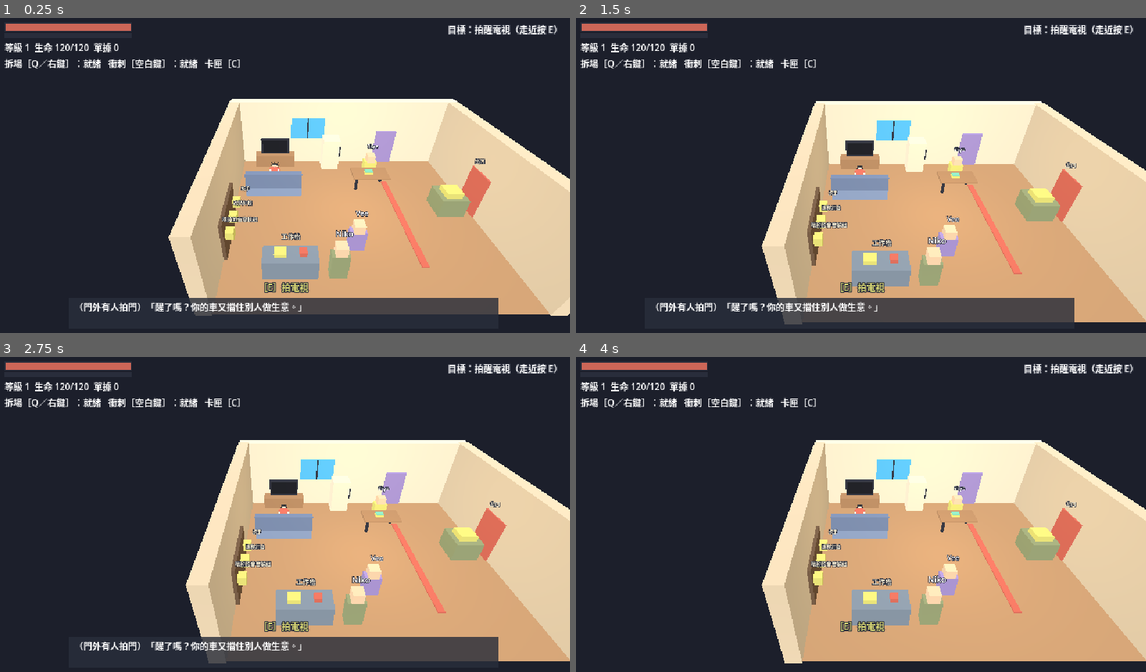
Above: before the commit, frames 1-4 (two rows, left to right).
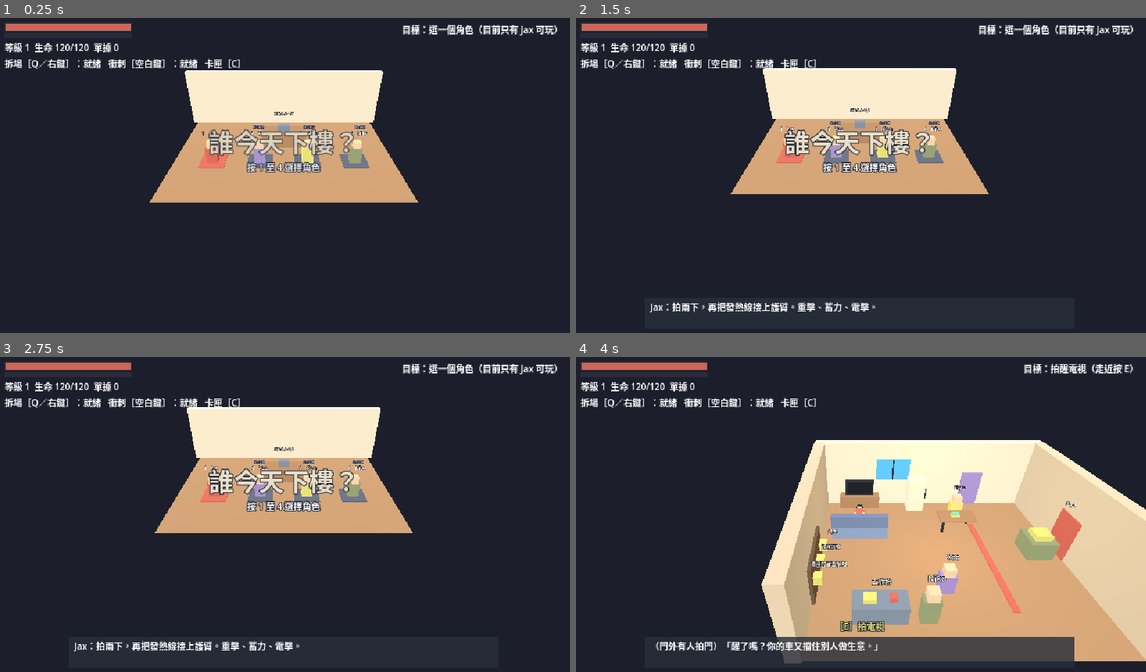
Above: after the commit, the same moments.

Repository: yauchai2/Game-Lab-2
Game: Godot game, scene res://game/main.tscn
Same seed, same stepped clock (60 frames per second), same inputs: the game is played once before the commit and once after it.
Inputs (mouse positions are in pixels of both pictures, inside the frame that each line leads up to):
- Up to frame 1 (0.25 s): no input
- Up to frame 2 (1.5 s): tap Enter at 0.5 s; move the mouse to (986, 159) at 0.52 s; tap R at 0.6 s; click (986, 159) at 0.67 s; tap Space at 0.77 s; tap 1 at 0.8, 1.35 s; move the mouse to (747, 191) at 1.27 s; click (747, 191) at 1.42 s
- Up to frame 3 (2.75 s): tap Space at 1.52 s; tap 2 at 1.55, 2.1 s; move the mouse to (342, 445) at 2.02 s; click (342, 445) at 2.17 s; tap 3 at 2.3 s
- Up to frame 4 (4 s): move the mouse to (832, 580) at 2.77 s; tap 3 at 2.85 s; click (832, 580) at 2.92 s; tap Space at 3.02, 3.77 s; tap 4 at 3.05, 3.6 s; move the mouse to (1032, 564) at 3.52 s; click (1032, 564) at 3.67 s; tap R at 3.8 s

The runs differ from the first frame. In frame 1, 44% of the frame differs, in the area x 13-100%, y 2-95%; in frame 2, 46%; in frame 3, 46%, in the area x 12-100%, y 2-98%; in frame 4, 5.1%.

Commit message:
第一章階段 3：封鎖線與追車演出、章末頭目「領帶」、結局、選角
- 衝出封鎖線（正常戰鬥），上車後高架橋追逐只做演出
- 運輸平台頭目 TK-060「領帶」：標準程序、現場重組、程序失效三階段
- 結局：街坊放下材料，坐下吃完三明治，電視地圖，第一章完成
- 選角畫面（按 1 至 4，目前只有 Jax 可玩）
- 更新試玩說明與第一章實作狀態

Co-Authored-By: Claude Sonnet 5.5 <noreply@anthropic.com>
Claude-Session: https://claude.ai/code/session_018tqqU6bQ53ZCSKw2HUsxJY

Diff:
--- a/game/scripts/chapter.gd
+++ b/game/scripts/chapter.gd
@@ -1,8 +1,8 @@
 extends RefCounted
 ## 第一章的進度（只在程式運行期間有效，存檔之後再做）：目前所在場景與劇情旗標。
 
-## "home"（合租單位）、"street"（街道）、"arena"（舊試玩場，自由練習）。
-static var level := "home"
+## "select"（選角）、"home"（合租單位）、"street"（街道）、"arena"（舊試玩場，自由練習）。
+static var level := "select"
 static var flags := {}
 
 static func has(flag: String) -> bool:
@@ -12,5 +12,5 @@
 	flags[flag] = true
 
 static func reset() -> void:
-	level = "home"
+	level = "select"
 	flags = {}
--- a/game/scripts/level_loader.gd
+++ b/game/scripts/level_loader.gd
@@ -5,6 +5,9 @@
 const LEVELS := {
 	"home": preload("res://game/scripts/levels/level_home.gd"),
 	"street": preload("res://game/scripts/levels/level_street.gd"),
+	"select": preload("res://game/scripts/levels/level_select.gd"),
+	"chase": preload("res://game/scripts/levels/level_chase.gd"),
+	"convoy": preload("res://game/scripts/levels/level_convoy.gd"),
 	"yard": preload("res://game/scripts/levels/level_yard.gd"),
 	"roof": preload("res://game/scripts/levels/level_roof.gd"),
 	"station": preload("res://game/scripts/levels/level_station.gd"),
--- /dev/null
+++ b/game/scripts/levels/level_chase.gd
@@ -0,0 +1,102 @@
+extends "res://game/scripts/levels/level_base.gd"
+## 章末高潮（一）：衝出封鎖線（正常戰鬥），上車後是純演出的高架橋追逐。玩家不駕駛、不操作。
+## 旗標：chase_clear、chase_done。
+
+var van: Node3D
+var chase_cars: Array = []
+var cinematic := false
+var t := 0.0
+const DURATION := 14.0
+const ROAD_X := 300.0
+var cam_set := false
+
+func _ready() -> void:
+	_setup_refs()
+	outdoor(Color("4A3F6B"), Color("3B3F4E"), Vector2(22, 16))
+	jax.global_position = Vector3(0, 0.87, 10)
+	for p in [Vector3(-9, 0, -4), Vector3(9, 0, -4), Vector3(-14, 0, 5)]:
+		box(p + Vector3(0, 0.9, 0), Vector3(3.4, 1.8, 1.8), NAVY, true)
+		sign3d("封鎖", p + Vector3(0, 2.7, 0), 20, CORAL)
+	van = _make_van(Vector3(0, 0, -12))
+	person(Vector3(-1.0, 0.4, -11.3), Color("D6D573"), "Skye（駕駛）", 1.2)
+	for x in [-6, -3, 4, 7]:
+		spawn_enemy(Vector3(x, 0, -1), x > 0 and x != 4, "blockade", Color("292D3B"), 45, false)
+	await get_tree().process_frame
+	say("", "封鎖線橫在路中間。室友的車停在後面，引擎還沒發動。", 3.4)
+	objective("突破封鎖線，掩護室友發動車輛")
+	interact(Vector3(0, 0, -9.5), "上車", _board, 2.6).enabled = false
+
+func _make_van(pos: Vector3) -> Node3D:
+	var v := Node3D.new()
+	v.position = pos
+	add_child(v)
+	box(Vector3(0, 0.9, 0), Vector3(2.6, 1.4, 5.2), Color("D6D573"), false, v)
+	box(Vector3(0, 1.9, -1.0), Vector3(2.4, 0.9, 2.6), NAVY, false, v)
+	box(Vector3(0, 0.3, 1.8), Vector3(2.7, 0.4, 1.4), Color("6B5440"), false, v)
+	return v
+
+func _process(delta: float) -> void:
+	if jax == null:
+		return
+	if not cinematic and not CHAPTER.has("chase_clear"):
+		if enemies_left("blockade") == 0 and Engine.get_process_frames() > 40:
+			CHAPTER.set_flag("chase_clear")
+			say("", "封鎖線破了。Skye 拍了拍車門，示意上車。", 3.0)
+			objective("上車（走近車子按 E）")
+			for it in get_tree().get_nodes_in_group("interactables"):
+				if it.prompt == "上車":
+					it.enabled = true
+	if cinematic:
+		_chase_tick(delta)
+
+func _board() -> void:
+	cinematic = true
+	for e in get_tree().get_nodes_in_group("enemies"):
+		e.queue_free()
+	objective("")
+	jax.set_physics_process(false)
+	jax.set_process_unhandled_input(false)
+	# 把車與玩家搬到長長的高架橋上
+	van.position = Vector3(ROAD_X, 0, 0)
+	box(Vector3(ROAD_X, 0.0, -260), Vector3(14, 0.4, 600), Color("3B3F4E"))
+	for i in 60:
+		var z := -i * 10.0 + 20.0
+		box(Vector3(ROAD_X, 0.25, z), Vector3(0.3, 0.05, 3.0), Color("E7DFC9"))
+		for s in [-1, 1]:
+			box(Vector3(ROAD_X + s * 7.3, 1.0, z), Vector3(0.3, 2.0, 0.3), NAVY)
+			if i % 2 == 0:
+				box(Vector3(ROAD_X + s * 7.3, 5.0, z), Vector3(1.4, 0.3, 0.5), Color("D6D573"))
+			box(Vector3(ROAD_X + s * 20.0, 6.0 + (i % 3) * 3.0, z - 4.0), Vector3(8, 12 + (i % 3) * 6, 6), [Color("CC6657"), Color("859AC1"), Color("9B8ACC")][i % 3])
+	for k in 3:
+		var c := _make_van(Vector3(ROAD_X + (k - 1) * 4.0, 0, 12 + k * 5))
+		c.get_child(0).get_node("Mesh").material_override = _mat(NAVY)
+		chase_cars.append(c)
+	var cam := get_viewport().get_camera_3d()
+	cam.fov = 80.0
+	cam.offset = Vector3(-5.5, 1.4, 6.5)
+	cam_set = true
+	say("", "（高架橋。追兵從後面咬上來。）", 3.2)
+	say("Skye", "（單手握著方向盤，另一手把車窗外伸來的東西推開。）", 3.4)
+	say("TK 清場組", "目標車輛，請靠邊。", 2.6)
+	say("", "（你站在車斗上，頭盔裡聽到自己的呼吸聲。）", 3.0)
+
+func _chase_tick(delta: float) -> void:
+	t += delta
+	van.position.z -= 30.0 * delta
+	jax.global_position = van.global_position + Vector3(0, 1.5, 1.8)
+	for i in chase_cars.size():
+		var c: Node3D = chase_cars[i]
+		c.position.z = van.position.z + 12.0 + i * 5.0 + sin(t * 2.0 + i) * 2.0
+		c.position.x = ROAD_X + (i - 1) * 4.0 + sin(t * 1.5 + i * 2.0) * 2.0
+	var cam := get_viewport().get_camera_3d()
+	cam.look_at(van.global_position + Vector3(0, 1.2, 0))
+	cam.fov = 80.0 + sin(t * 3.0) * 4.0
+	if int(t * 2.0) != int((t - delta) * 2.0):
+		main.get_node("HUD").lines.burst(1.0)
+	if t >= DURATION:
+		cinematic = false
+		cam.fov = 60.0
+		cam.offset = Vector3(0, 8.6, 12.3)
+		_story_hud().title("登上運輸平台", "章末頭目在前方", 2.0)
+		CHAPTER.set_flag("chase_done")
+		get_tree().create_timer(1.8).timeout.connect(save_and_go.bind("convoy"))
--- /dev/null
+++ b/game/scripts/levels/level_convoy.gd
@@ -0,0 +1,99 @@
+extends "res://game/scripts/levels/level_base.gd"
+## 章末頭目：運輸平台上的 TK-060「領帶」。旗標：boss2_start、boss2_done。
+
+const TIE := preload("res://game/scripts/tie_boss.gd")
+const BOSS_SCENE := preload("res://game/boss.tscn")
+
+var boss: Node3D = null
+var crates: Array = []
+var stripes: Array = []
+var reshuffle_t := 0.0
+
+func _ready() -> void:
+	_setup_refs()
+	outdoor(Color("4A3F6B"), Color("5C6478"), Vector2(9, 18))
+	# 兩側是往後飛逝的高架橋：用移動的條紋表現速度
+	for i in 14:
+		for s in [-1, 1]:
+			var b := box(Vector3(s * 12.5, 0.5, -18 + i * 3.0), Vector3(1.0, 1.0, 1.6), [Color("CC6657"), Color("D6D573"), Color("859AC1")][i % 3])
+			stripes.append(b)
+	for x in [-8.4, 8.4]:
+		box(Vector3(x, 0.6, 0), Vector3(0.3, 1.2, 36), NAVY, true)
+	for p in [Vector3(-5, 0, 6), Vector3(5, 0, 6), Vector3(0, 0, 11)]:
+		var c := box(p + Vector3(0, 0.7, 0), Vector3(2.2, 1.4, 2.2), Color("8C9871"), true)
+		crates.append(c)
+	jax.global_position = Vector3(0, 0.87, 14)
+	await get_tree().process_frame
+	_story_hud().title("TK-060「領帶」", "運輸平台", 2.0)
+	objective("擊敗 TK-060「領帶」")
+	get_tree().create_timer(2.4).timeout.connect(_spawn_boss)
+
+func _spawn_boss() -> void:
+	if boss != null:
+		return
+	CHAPTER.set_flag("boss2_start")
+	boss = BOSS_SCENE.instantiate()
+	boss.set_script(TIE)
+	boss.awake = false
+	if CHAPTER.flags.get("restore_choice", "self") == "both":
+		boss.hp_scale = 1.15
+	add_child(boss)
+	boss.global_position = Vector3(0, 0.05, -10)
+	main.boss = boss
+	boss.defeated.connect(_on_defeated)
+	boss.phase_changed.connect(_on_phase)
+	boss.confused_changed.connect(_on_confused)
+	say("TK-060「領帶」", "（拉直領帶）本次作業流程如下：請配合。", 3.2)
+	get_tree().create_timer(2.5).timeout.connect(func() -> void:
+		if is_instance_valid(boss):
+			boss.wake())
+
+func _on_phase(p: int) -> void:
+	if p == 2:
+		say("TK-060「領帶」", "進入現場重組。", 2.4)
+		_reshuffle()
+	else:
+		say("", "街坊傳來大量互相矛盾的舊紀錄：同一個地址十幾個名字、樓梯被登記成房間。", 4.0)
+
+func _on_confused(on: bool) -> void:
+	if on:
+		say("TK-060「領帶」", "……無法分類。", 2.2)
+		_story_hud().set_prompt("")
+		objective("他露出破綻，全力攻擊！")
+	else:
+		objective("擊敗 TK-060「領帶」")
+
+func _reshuffle() -> void:
+	var spots := [Vector3(-5, 0.7, -4), Vector3(5, 0.7, -4), Vector3(0, 0.7, 0), Vector3(-6, 0.7, 10), Vector3(6, 0.7, 2)]
+	spots.shuffle()
+	for i in crates.size():
+		create_tween().tween_property(crates[i], "position", spots[i], 1.2)
+	shake(0.3)
+
+func _process(delta: float) -> void:
+	for b in stripes:
+		b.position.z += 14.0 * delta
+		if b.position.z > 20.0:
+			b.position.z -= 42.0
+	if boss != null and is_instance_valid(boss) and boss.phase == 2:
+		reshuffle_t += delta
+		if reshuffle_t > 9.0:
+			reshuffle_t = 0.0
+			_reshuffle()
+
+func _on_defeated() -> void:
+	main.boss = null
+	# 最後一擊：鏡頭短暫誇張透視，再回到正常視角
+	var cam := get_viewport().get_camera_3d()
+	var t := create_tween()
+	t.tween_property(cam, "fov", 100.0, 0.15)
+	t.tween_property(cam, "fov", 60.0, 0.5)
+	main.get_node("HUD").lines.burst(1.5)
+	shake(0.5)
+	say("TK-060「領帶」", "……已記錄。", 2.2)
+	say("", "運輸車的後門打開了。住戶紀錄安靜地躺在箱子裡。", 3.4)
+	CHAPTER.set_flag("boss2_done")
+	objective("")
+	get_tree().create_timer(4.5).timeout.connect(func() -> void:
+		_story_hud().title("紀錄拿回來了", "回到自己的街", 2.2)
+		get_tree().create_timer(2.4).timeout.connect(save_and_go.bind("home")))
--- a/game/scripts/levels/level_home.gd
+++ b/game/scripts/levels/level_home.gd
@@ -130,6 +130,9 @@
 	interact(Vector3(5.2, 0, 0.9), "出門", _on_door, 2.6, false)
 
 func _start() -> void:
+	if CHAPTER.has("boss2_done"):
+		_start_ending()
+		return
 	if CHAPTER.has("pawn_info"):
 		_start_return()
 		return
@@ -140,6 +143,57 @@
 	jax.set_process_unhandled_input(false)
 	say("", "（門外有人拍門）「醒了嗎？你的車又擋住別人做生意。」", 3.2)
 	_update_objective()
+
+## 結局：街坊把材料放在桌上，主角坐下來吃完三明治。
+var eating := false
+var finished := false
+
+func _start_ending() -> void:
+	jax.global_position = Vector3(0, 0.87, 3)
+	tv_screen.get_node("Mesh").material_override = _mat(Color("75C7B0"), true)
+	for it in get_tree().get_nodes_in_group("interactables"):
+		it.enabled = false
+	var guests := []
+	if CHAPTER.has("cl03_fixed"):
+		guests.append(["CL-03", MINT, "放下一包起司"])
+	if CHAPTER.has("mechanic_gift"):
+		guests.append(["修車師傅", Color("859AC1"), "放下一瓶醬"])
+	if CHAPTER.has("roofer_gift"):
+		guests.append(["天台街坊", YELLOW, "放下一把青菜"])
+	if CHAPTER.flags.get("restore_choice", "self") == "both":
+		guests.append(["鄰街街坊", Color("CC6657"), "放下一盒火腿"])
+	for i in guests.size():
+		person(Vector3(-2.5 + i * 1.8, 0, 0.8), guests[i][1], guests[i][0])
+	interact(Vector3(1.4, 0, -1.4), "坐下，吃", _on_eat, 2.4)
+	say("", "街坊把不同地方找來的材料放在桌上。", 3.2)
+	for g in guests:
+		say(g[0], "（%s）" % g[2], 1.8)
+	objective("坐下，吃（走近桌子按 E）")
+
+func _on_eat() -> void:
+	eating = true
+	jax.global_position = Vector3(1.4, 0.87, -1.0)
+	jax.set_physics_process(false)
+	jax.set_process_unhandled_input(false)
+	say("", "你坐下來，咬了一口。三明治有點涼，餡料是對的。", 3.6)
+	say("", "吃完了。", 1.8)
+	objective("")
+	get_tree().create_timer(6.0).timeout.connect(_ending_tv)
+
+func _ending_tv() -> void:
+	say("", "你把紀錄裝置接上舊電視。畫面是一張城市地圖：自己的街亮著，遠處有很多街區正一個一個熄滅。", 5.0)
+	say("", "其中一個，是室友以前住的地方。房間安靜了一陣。", 3.6)
+	say("Skye", "（指了指畫面，再指指牆上的鬧鐘：明天要早點起來。）", 3.6)
+	get_tree().create_timer(12.0).timeout.connect(func() -> void:
+		finished = true
+		_story_hud().title("第一章完成", "第二章：去找其他被抹走的地方（未製作）", 6.0)
+		objective("第一章完成。按 R 重新開始"))
+
+func _unhandled_input(event: InputEvent) -> void:
+	if finished and event is InputEventKey and event.pressed and event.keycode == KEY_R:
+		CHAPTER.reset()
+		jax.save_progress(false)
+		get_tree().reload_current_scene()
 
 ## 第一章中段後回家：拿頭盔，室友留字條，出門追運輸車。
 func _start_return() -> void:
--- /dev/null
+++ b/game/scripts/levels/level_select.gd
@@ -0,0 +1,53 @@
+extends "res://game/scripts/levels/level_base.gd"
+## 選角：四人合租單位，各自用自己的方式處理同一台壞掉的多士爐。按 1 至 4 選擇。
+
+const PICKS := [
+	{"key": KEY_1, "name": "Jax", "color": Color("CC6657"), "ok": true, "gesture": "Jax：拍兩下，再把發熱線接上護臂。重擊、蓄力、電擊。"},
+	{"key": KEY_2, "name": "Vee", "color": Color("9B8ACC"), "ok": false, "gesture": "Vee：指尖點一下腕部介面，多士爐隔空啟動。範圍控制、干擾、連鎖。"},
+	{"key": KEY_3, "name": "Skye", "color": Color("D6D573"), "ok": false, "gesture": "Skye：快速拆件，用彈簧彈出麵包，順手拋給別人。位移、連擊、投擲、槍械。"},
+	{"key": KEY_4, "name": "Niko", "color": Color("8C9871"), "ok": false, "gesture": "Niko：放出一隻小機偶爬進去修理。裝置、召喚、陷阱。"},
+]
+
+func _ready() -> void:
+	_setup_refs()
+	var env := Environment.new()
+	env.background_mode = Environment.BG_COLOR
+	env.background_color = Color("1C1F2B")
+	env.ambient_light_source = Environment.AMBIENT_SOURCE_COLOR
+	env.ambient_light_color = Color("F4E9D6")
+	env.ambient_light_energy = 0.7
+	var we := WorldEnvironment.new()
+	we.environment = env
+	add_child(we)
+	main.get_node("Floor/Mesh").visible = false
+	box(Vector3(0, 0.01, 0), Vector3(14, 0.02, 10), Color("B58E69"))
+	box(Vector3(0, 2.0, -5.3), Vector3(14.6, 4.0, 0.6), Color("E7DFC9"), true)
+	box(Vector3(0, 0.5, -1.5), Vector3(3.0, 1.0, 1.4), WOOD, true)
+	var toaster := box(Vector3(0, 1.2, -1.5), Vector3(0.8, 0.4, 0.5), Color("7A8A9E"))
+	sign3d("壞掉的多士爐", Vector3(0, 2.2, -1.5), 22)
+	jax.global_position = Vector3(0, 0.87, 4.5)
+	jax.model.visible = false
+	jax.set_physics_process(false)
+	jax.set_process_unhandled_input(false)
+	for i in PICKS.size():
+		var p: Dictionary = PICKS[i]
+		var x := -4.5 + i * 3.0
+		person(Vector3(x, 0, 1.0), p["color"], "%d　%s" % [i + 1, p["name"]])
+		box(Vector3(x, 0.03, 1.0), Vector3(1.6, 0.06, 1.6), p["color"] if p["ok"] else Color("5C6478"))
+		if not p["ok"]:
+			sign3d("尚未開放", Vector3(x, 2.4, 1.0), 16, Color("859AC1"))
+	await get_tree().process_frame
+	_story_hud().title("誰今天下樓？", "按 1 至 4 選擇角色", 3.0)
+	objective("選一個角色（目前只有 Jax 可玩）")
+
+func _unhandled_input(event: InputEvent) -> void:
+	if not (event is InputEventKey and event.pressed and not event.echo):
+		return
+	for p in PICKS:
+		if event.keycode == p["key"]:
+			say("", p["gesture"], 3.6)
+			if p["ok"]:
+				get_tree().create_timer(2.4).timeout.connect(save_and_go.bind("home"))
+			else:
+				say("", "%s 的玩法仍在製作，請先選 Jax。" % p["name"], 2.6)
+			return
--- /dev/null
+++ b/game/scripts/tie_boss.gd
@@ -0,0 +1,148 @@
+extends "res://game/scripts/enemy.gd"
+## TK-060「領帶」：章末頭目。極度整齊，打得再激烈也先拉直領帶。
+## 階段 1 標準程序（扇形標記彈、預警圈）；階段 2 現場重組（場地改變、叫打工仔）；階段 3 程序失效（無法分類，定時露出破綻）。
+
+signal defeated
+signal phase_changed(phase: int)
+signal confused_changed(on: bool)
+
+const ZONE := preload("res://game/scripts/zone.gd")
+const ENEMY_SCENE := preload("res://game/enemy.tscn")
+
+var boss_name := "TK-060「領帶」"
+var phase := 1
+var hp_scale := 1.0
+var shot_cd := 2.5
+var zone_cd := 4.0
+var zone_pending := -1.0
+var zone_center := Vector3.ZERO
+var summon_cd := 6.0
+var confuse_cd := 5.0
+var confused_left := 0.0
+
+func _ready() -> void:
+	max_hp = int(600 * hp_scale)
+	speed = 2.4
+	attack_range = 2.2
+	attack_damage = 12
+	attack_cooldown = 1.4
+	base_color = Color("3B3F4E")
+	super._ready()
+	add_to_group("boss")
+	aggro_range = 12.0
+
+func take_damage(amount: int, from_pos: Vector3 = Vector3.ZERO, knock := 6.0) -> void:
+	if confused_left > 0.0:
+		amount = int(amount * 1.5)
+	super.take_damage(amount, from_pos, knock)
+
+func _physics_process(delta: float) -> void:
+	if hp <= 0:
+		return
+	if not awake:
+		_check_aggro()
+		return
+	cooldown = maxf(cooldown - delta, 0.0)
+	knockback = knockback.move_toward(Vector3.ZERO, 30.0 * delta)
+	var move := Vector3.ZERO
+	var player := get_tree().get_first_node_in_group("player")
+	if player and not player.dead:
+		var to: Vector3 = player.global_position - global_position
+		to.y = 0.0
+		var dist := to.length()
+		_update_phase()
+		if confused_left > 0.0:
+			confused_left -= delta
+			if confused_left <= 0.0:
+				confused_changed.emit(false)
+				_material.albedo_color = base_color
+		else:
+			if phase == 3:
+				confuse_cd -= delta
+				if confuse_cd <= 0.0:
+					confuse_cd = 7.0
+					confused_left = 3.0
+					_material.albedo_color = Color("D6D573")
+					confused_changed.emit(true)
+			_attack(delta, player, to, dist)
+			if zone_pending < 0.0 and dist > attack_range:
+				move = to.normalized() * speed
+		if dist > 0.01:
+			look_at(global_position + to, Vector3.UP)
+	velocity.x = move.x + knockback.x
+	velocity.z = move.z + knockback.z
+	if not is_on_floor():
+		velocity.y -= gravity * delta
+	move_and_slide()
+
+func _attack(delta: float, player: Node3D, to: Vector3, dist: float) -> void:
+	if zone_pending >= 0.0:
+		zone_pending -= delta
+		if zone_pending < 0.0:
+			_zone_land(player)
+		return
+	if dist <= attack_range and cooldown <= 0.0:
+		cooldown = attack_cooldown
+		player.take_damage(attack_damage)
+	shot_cd -= delta
+	if shot_cd <= 0.0 and dist > 3.0:
+		shot_cd = 3.2 if phase == 1 else (2.6 if phase == 2 else 2.0)
+		for a in [-0.35, 0.0, 0.35]:
+			_shoot(to.normalized().rotated(Vector3.UP, a))
+	zone_cd -= delta
+	if zone_cd <= 0.0:
+		zone_cd = 4.5 if phase == 1 else 3.6
+		zone_pending = 1.0
+		zone_center = player.global_position
+		_spawn_zone(zone_center, 2.4, 1.0, Color("D6D573"))
+	if phase == 2:
+		summon_cd -= delta
+		if summon_cd <= 0.0 and get_tree().get_nodes_in_group("workers").size() < 2:
+			summon_cd = 12.0
+			_summon()
+
+func _update_phase() -> void:
+	if phase == 1 and hp <= max_hp * 0.66:
+		phase = 2
+		_summon()
+		phase_changed.emit(2)
+	elif phase == 2 and hp <= max_hp * 0.33:
+		phase = 3
+		confuse_cd = 3.0
+		phase_changed.emit(3)
+
+func _zone_land(player: Node3D) -> void:
+	zone_pending = -1.0
+	_spawn_zone(zone_center, 2.4, 0.3, Color("CC6657"))
+	var d: Vector3 = player.global_position - zone_center
+	d.y = 0.0
+	if d.length() <= 2.4:
+		player.take_damage(20)
+
+func _spawn_zone(center: Vector3, radius: float, life: float, color: Color) -> void:
+	var zone := Node3D.new()
+	zone.set_script(ZONE)
+	zone.radius = radius
+	zone.life = life
+	zone.damage = 0
+	zone.color = color
+	get_parent().add_child(zone)
+	zone.global_position = Vector3(center.x, 0.06, center.z)
+
+func _summon() -> void:
+	for i in 2:
+		var e := ENEMY_SCENE.instantiate()
+		e.max_hp = 40
+		e.base_color = Color("4A4E69")
+		e.camp = "workers"
+		get_parent().add_child(e)
+		e.global_position = global_position + Vector3(cos(PI * i), 0.0, sin(PI * i)) * 3.0
+
+func _drop_loot() -> void:
+	var player := get_tree().get_first_node_in_group("player")
+	for i in 3:
+		var item: Dictionary = player.make_item(player.ITEM_TYPES.keys().pick_random(), 1 + (1 if randf() < 0.5 else 0))
+		_spawn_pickup("item", 0, Vector3(cos(i * 2.1) * 1.5, 0, sin(i * 2.1) * 1.5), item)
+	_spawn_pickup("receipt", 12, Vector3(0, 0, 1.0))
+	remove_from_group("boss")
+	defeated.emit()
Not shown, changed: docs/design/chapter-1-story.md
Not shown, changed: docs/guides/godot-setup.md
